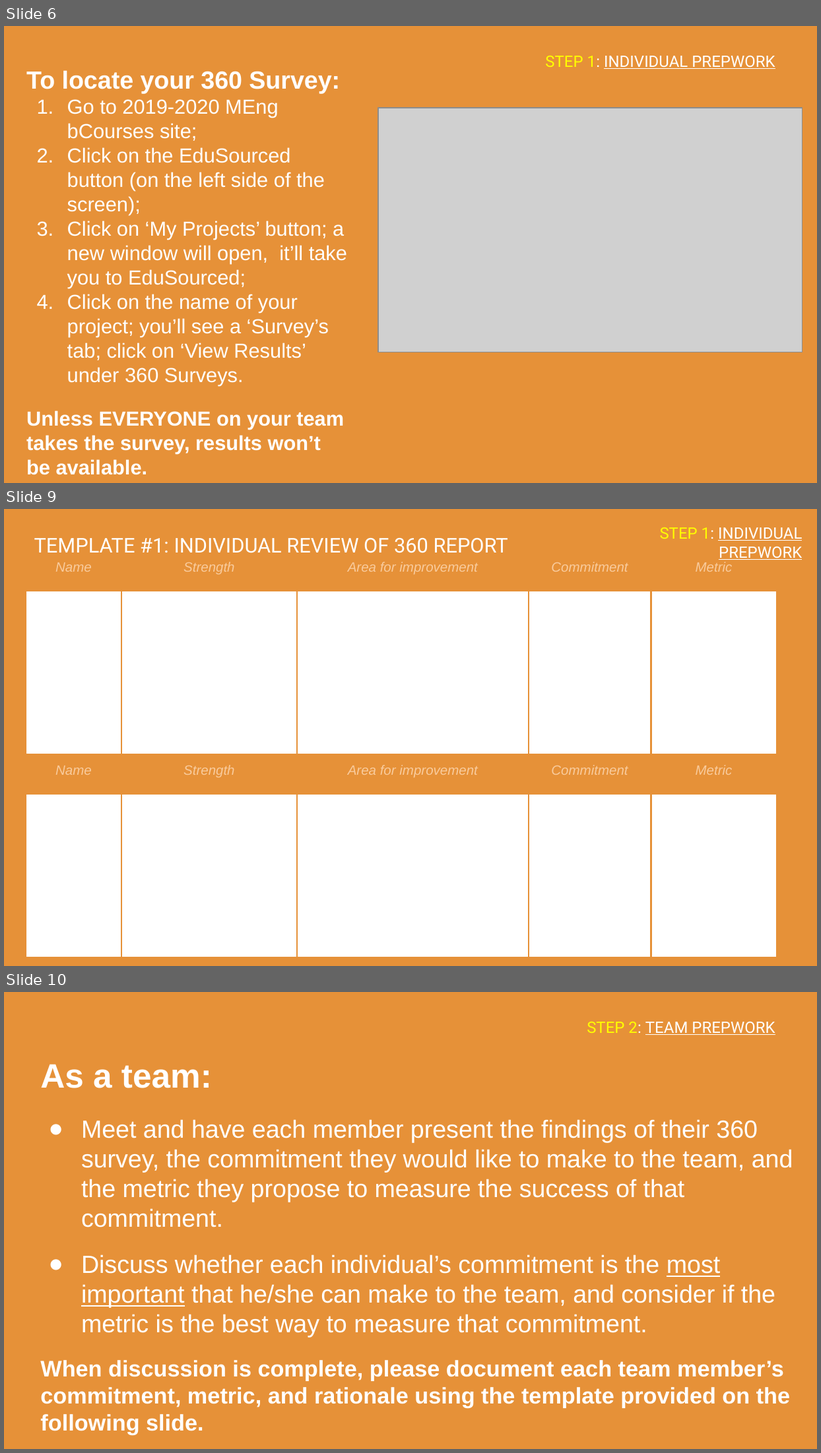
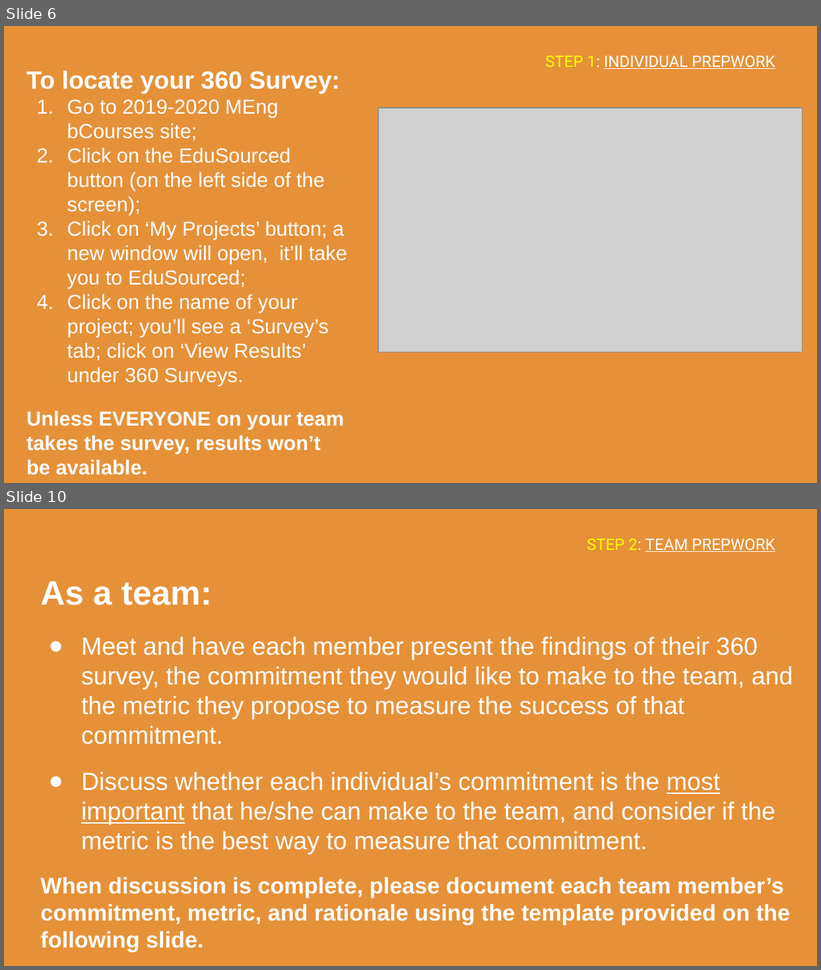
Before and after one commit to carlosnunezc94/Fire_Technologies, a slide deck: ENGIN_270K_Coaching/Module_1/E270K_Module_1.pptx. Shown one above the other, each under a label of ours: slides 6, 9 and 10 before the commit, slides 6 and 10 after it; the slides between them are not shown. The pictures are 821x1453 and 821x970 pixels, drawn with LibreOffice and Linux fonts; fonts in the diff are those of the drawing; grey boxes stand for pictures. Boxes give left, top, right and bottom in pixels: in the first picture for what was removed or moved away, otherwise in the second. Text is boxed around its words. In the diff, an @@ line names an element or a change of style, - is before the commit and + after.

```diff
--- a/ENGIN_270K_Coaching/Module_1/E270K_Module_1.pptx
+++ b/ENGIN_270K_Coaching/Module_1/E270K_Module_1.pptx
@@ slide 9 removed at (4, 509, 817, 966), background #E69138 @@
@@ title removed at (660, 527, 802, 560) @@
-STEP 1: INDIVIDUAL PREPWORK
@@ title removed at (34, 538, 508, 553) @@
-TEMPLATE #1: INDIVIDUAL REVIEW OF 360 REPORT
@@ table removed at (26, 551, 776, 755), 2 rows, 5 columns @@
-Name | Strength | Area for improvement | Commitment | Metric
- |  |  |  | 
@@ table removed at (26, 755, 776, 958), 2 rows, 5 columns @@
-Name | Strength | Area for improvement | Commitment | Metric
- |  |  |  | 
```
Also in this commit, not shown: 4 slides changed, 2 slides added, 4 other slides removed.
